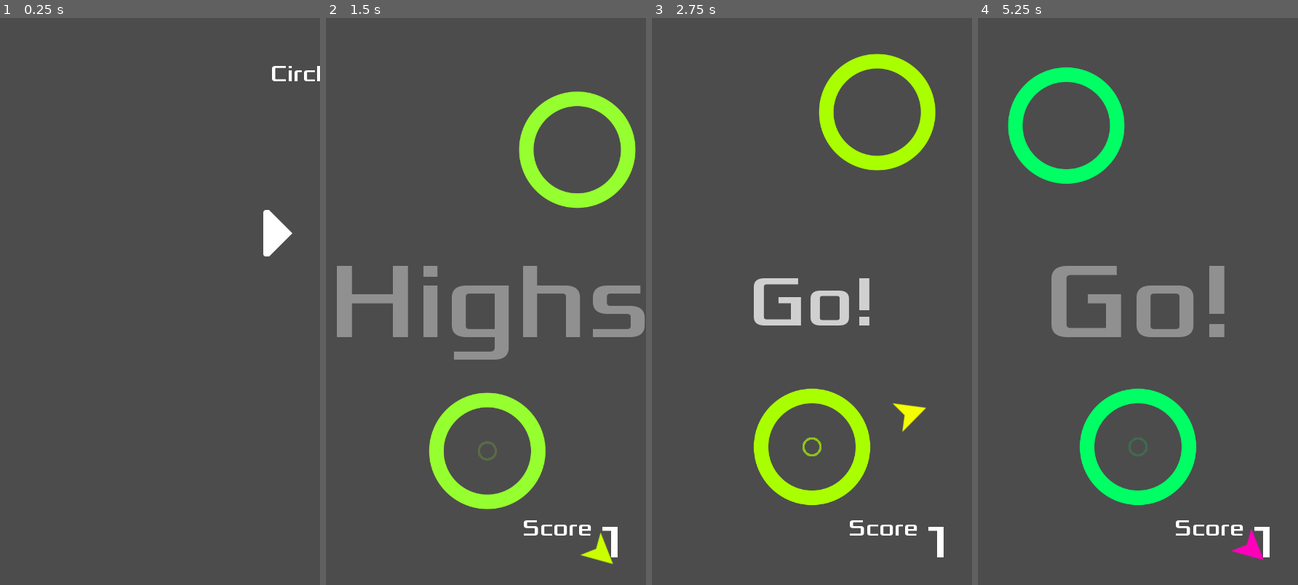
Above: before the commit, frames 1-4 (left to right).
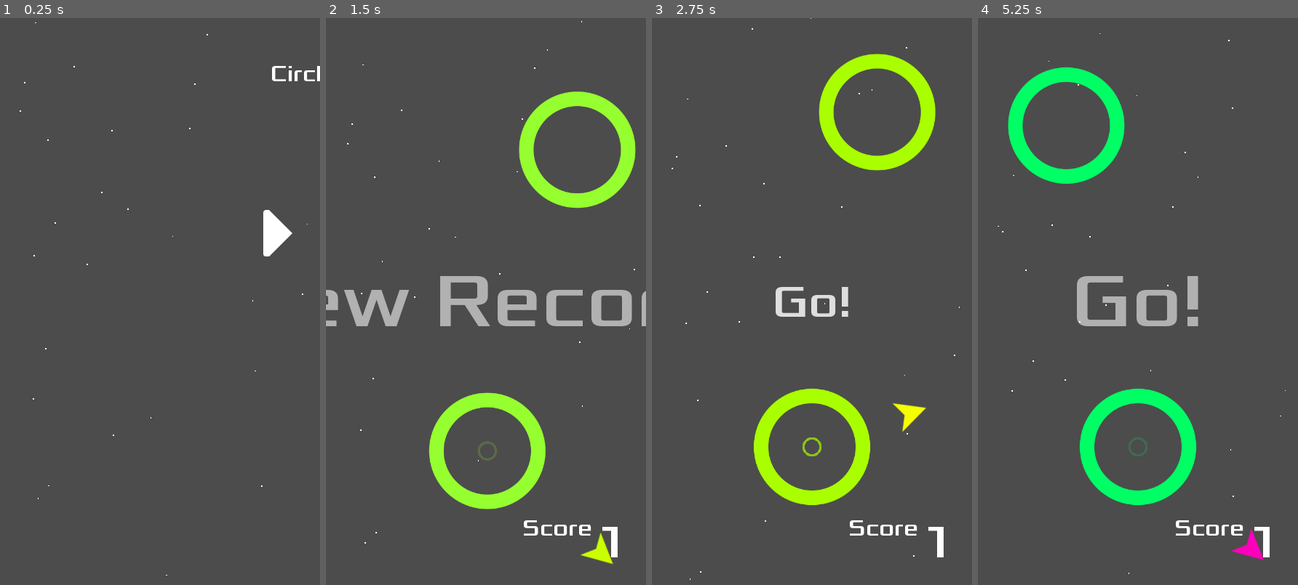
Above: after the commit, the same moments.

Repository: stewchan/circle-jump
Game: Godot game, scene res://objects/Main.tscn
Two runs of this game, one before a commit and one after it. Both use one fixed random seed, a clock stepped at 60 frames per second and the inputs below.
Inputs (mouse positions are in pixels of both pictures, inside the frame that each line leads up to):
- Up to frame 1 (0.25 s): no input
- Up to frame 2 (1.5 s): click (422, 233) at 0.5 s; move the mouse to (556, 273) at 1.27 s; click (556, 273) at 1.42 s
- Up to frame 3 (2.75 s): click (879, 233) at 2 s
- Up to frame 4 (5.25 s): move the mouse to (1074, 329) at 2.77 s; click (1074, 329) at 2.92 s; click (1077, 233) at 3.5 s; click (1074, 233) at 4.25 s; move the mouse to (1170, 176) at 5.02 s; click (1170, 176) at 5.17 s

The runs differ from the first frame. In frame 1, less than 0.1% of the frame differs, in the area x 6-97%, y 0-99%; in frame 2, 6.9%, in the area x 0-100%, y 0-93%; in frame 3, 1.5%; in frame 4, 4.0%.

Commit message:
Add particle field background

Diff:
--- a/objects/Main.gd
+++ b/objects/Main.gd
@@ -36,11 +36,12 @@
 
 func set_score(value):
 	score = value
-	if score > Settings.highscore and !new_highscore:
-		new_highscore = true
+	if score > Settings.highscore:
+		if !new_highscore:
+			new_highscore = true
+			$HUD.show_message("New Record!")
 		Settings.highscore = score
 		Settings.save_settings()
-		$HUD.show_message("New Highscore!")
 	$HUD.update_score(score)
 	if score > 0 and score % Settings.circles_per_level == 0:
 		level += 1
--- a/objects/Main.tscn
+++ b/objects/Main.tscn
@@ -19,6 +19,21 @@
 smoothing_enabled = true
 smoothing_speed = 10.0
 
+[node name="Particles2D" type="CPUParticles2D" parent="Camera2D"]
+position = Vector2( 6, -609 )
+amount = 30
+lifetime = 20.0
+preprocess = 118.35
+emission_shape = 2
+emission_rect_extents = Vector2( 200, 1 )
+direction = Vector2( 0, 1 )
+spread = 0.0
+gravity = Vector2( 0, 0 )
+initial_velocity = 50.0
+initial_velocity_random = 0.49
+scale_amount = 2.04
+scale_amount_random = 0.49
+
 [node name="HUD" parent="." instance=ExtResource( 3 )]
 
 [node name="Music" type="AudioStreamPlayer" parent="."]
--- a/ui/HUD.tscn
+++ b/ui/HUD.tscn
@@ -84,7 +84,6 @@
 
 [sub_resource type="Animation" id=6]
 resource_name = "show_message"
-length = 0.75
 tracks/0/type = "value"
 tracks/0/path = NodePath("Message:visible")
 tracks/0/interp = 1
@@ -104,10 +103,10 @@
 tracks/1/imported = false
 tracks/1/enabled = true
 tracks/1/keys = {
-"times": PoolRealArray( 0, 0.7 ),
+"times": PoolRealArray( 0, 1 ),
 "transitions": PoolRealArray( 1, 1 ),
 "update": 0,
-"values": [ 64, 200 ]
+"values": [ 32, 200 ]
 }
 tracks/2/type = "value"
 tracks/2/path = NodePath("Message:modulate")
@@ -116,7 +115,7 @@
 tracks/2/imported = false
 tracks/2/enabled = true
 tracks/2/keys = {
-"times": PoolRealArray( 0, 0.7 ),
+"times": PoolRealArray( 0, 1 ),
 "transitions": PoolRealArray( 1, 1 ),
 "update": 0,
 "values": [ Color( 1, 1, 1, 1 ), Color( 1, 1, 1, 0 ) ]
